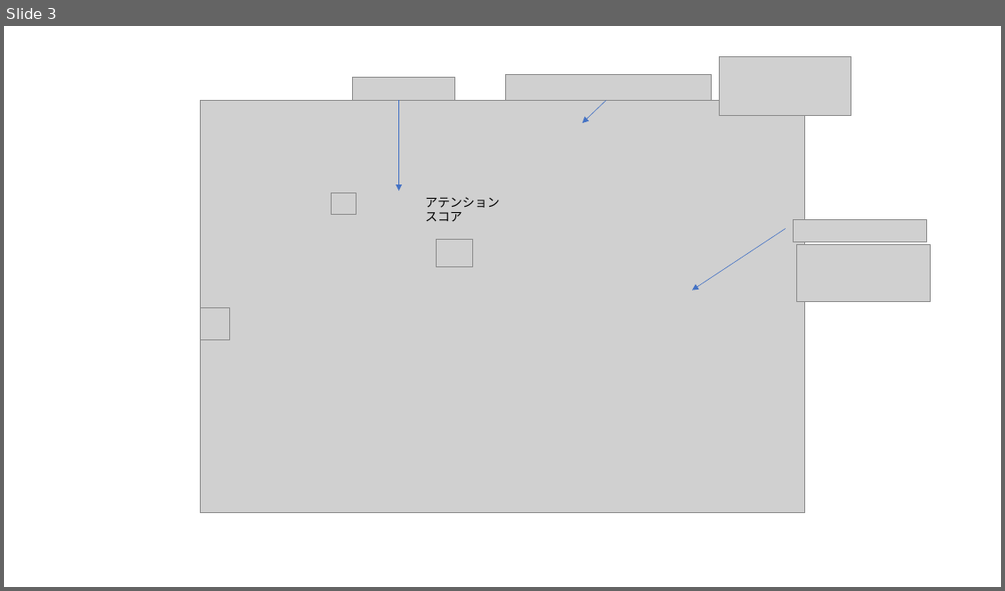
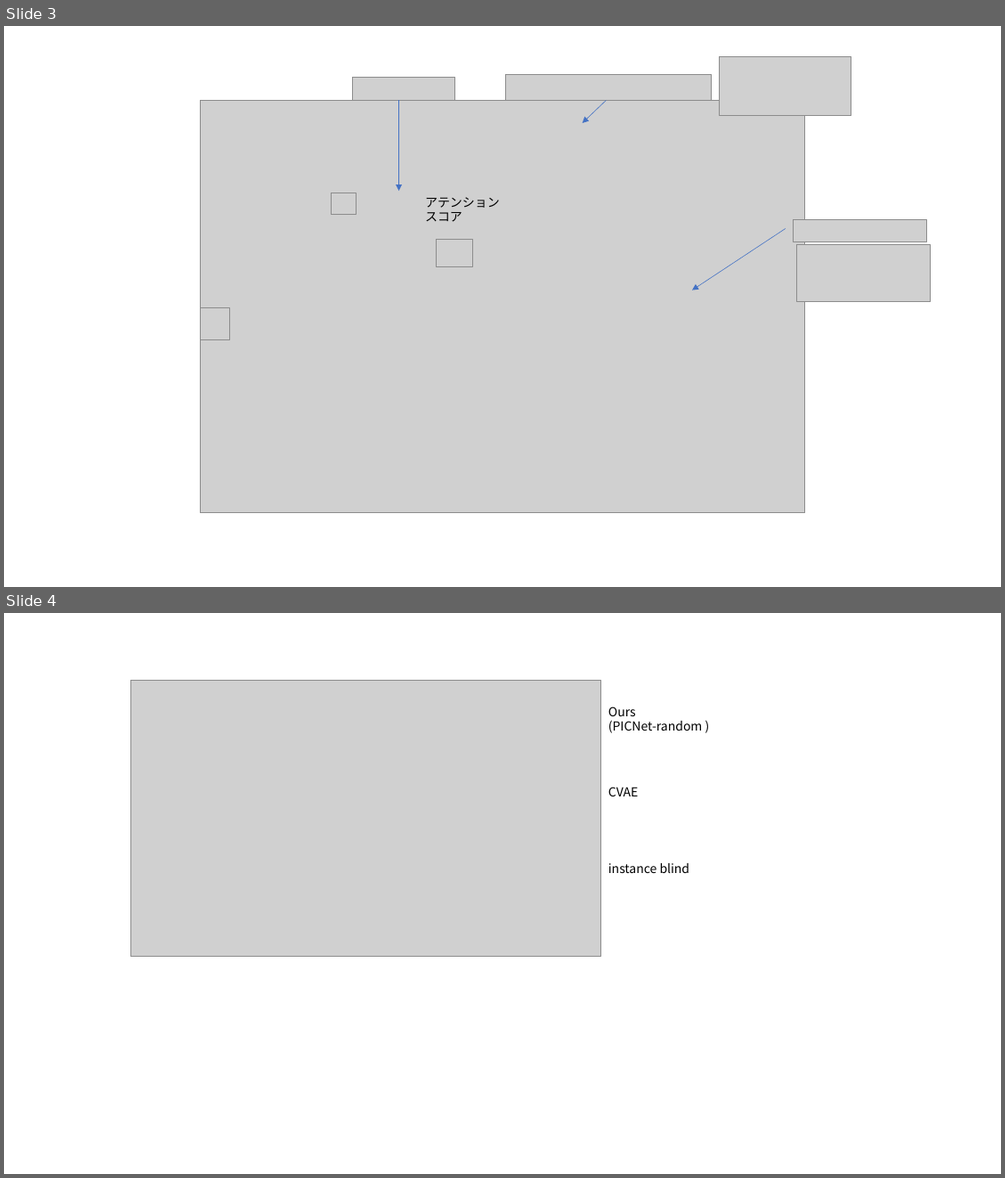
Before and after one commit to Yagami360/machine-learning-papers-survey, a slide deck: papers/Pluralistic_Image_Completion/Pluralistic-Inpainting.pptx. Shown one above the other, each under a label of ours: slide 3 before the commit, slides 3 and 4 after it. The pictures are 1005x591 and 1005x1178 pixels, drawn with LibreOffice and Linux fonts; fonts in the diff are those of the drawing; grey boxes stand for pictures. Boxes give left, top, right and bottom in pixels: in the first picture for what was removed or moved away, otherwise in the second. Text is boxed around its words. In the diff, an @@ line names an element or a change of style, - is before the commit and + after.

```diff
--- a/papers/Pluralistic_Image_Completion/Pluralistic-Inpainting.pptx
+++ b/papers/Pluralistic_Image_Completion/Pluralistic-Inpainting.pptx
@@ slide 4 added at (4,613,1001,1174), background #FFFFFF @@
@@ picture added at (130,681,600,957) @@
@@ text added at (608,706,703,733), 12 pt, text #000000 @@
+Ours
+(PICNet-random )
@@ text added at (608,787,638,796), 12 pt, text #000000 @@
+CVAE
@@ text added at (608,863,690,873), 12 pt, text #000000 @@
+instance blind
```
Also in this commit, not shown: 1 other file.
